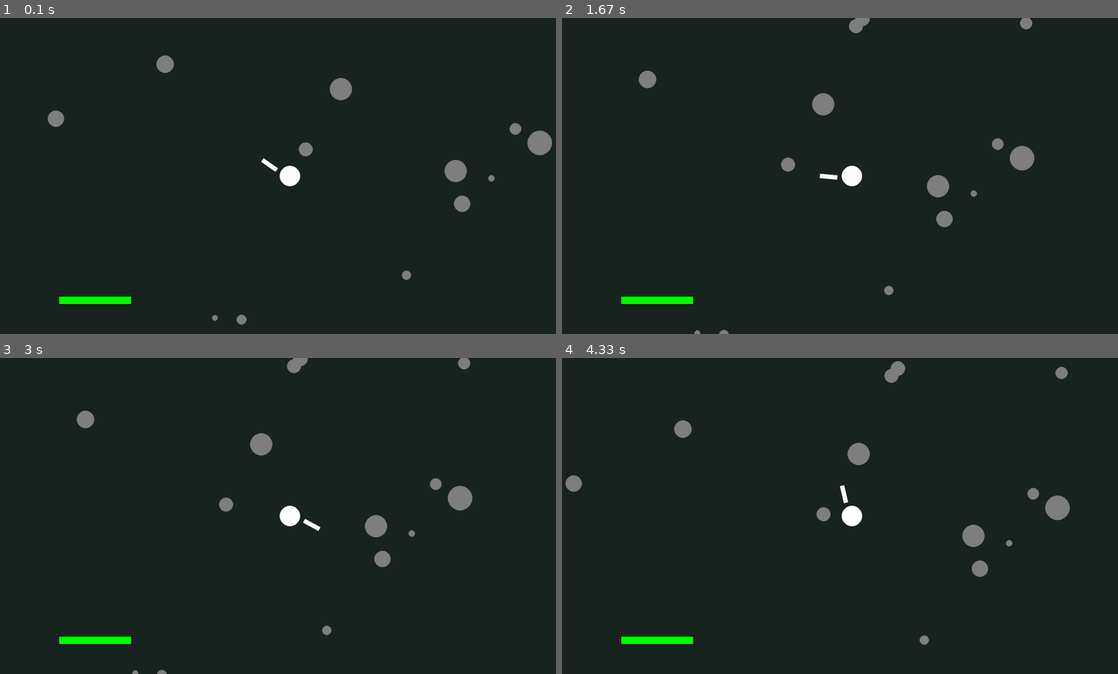
Above: before the commit, frames 1-4 (two rows, left to right).
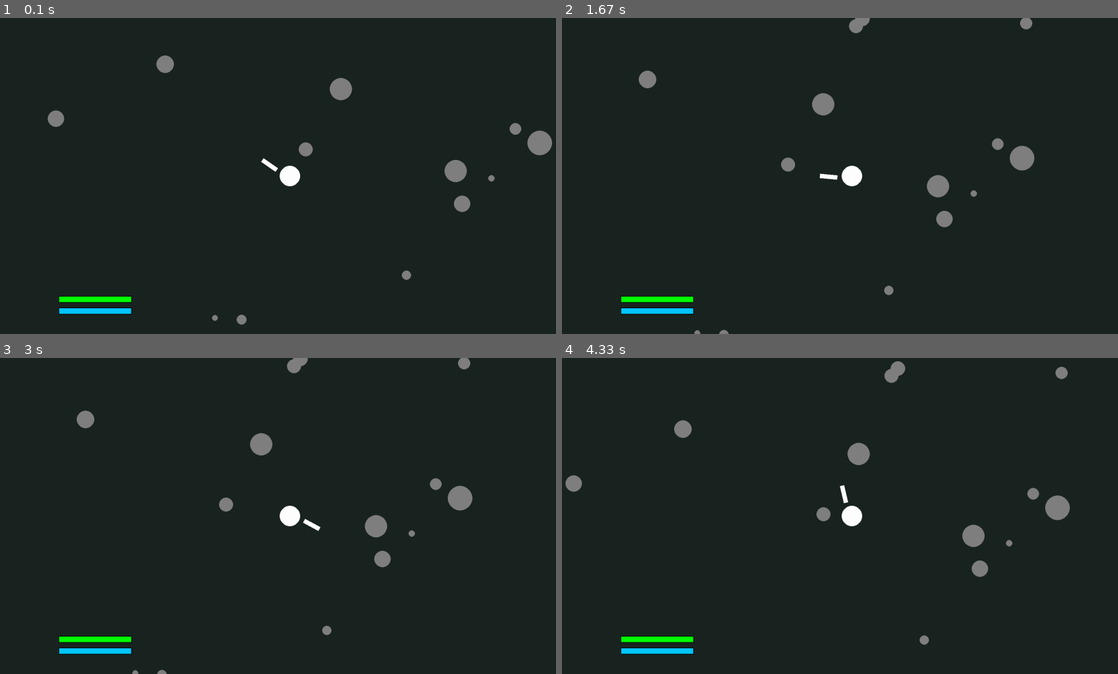
Above: after the commit, the same moments.

Repository: ZanCrnivec/praksa-pygame
Game: pygame game, started from praksa_igra.py
Same seed, same stepped clock (60 frames per second), same inputs: the game is played once before the commit and once after it.
Inputs (mouse positions are in pixels of both pictures, inside the frame that each line leads up to):
- Up to frame 1 (0.1 s): no input
- Up to frame 2 (1.67 s): hold Space 0.33-0.8 s; hold D 0.33-0.8 s; move the mouse to (828, 188) at 0.37 s; hold D 0.83-1.3 s; move the mouse to (1040, 166) at 0.87 s; hold W 1.33-1.63 s; move the mouse to (712, 179) at 1.37 s
- Up to frame 3 (3 s): hold D 1.67-2.13 s; move the mouse to (111, 468) at 1.7 s; hold A 2.17-2.7 s; move the mouse to (372, 405) at 2.2 s; hold S from 2.73 s (still down); move the mouse to (355, 544) at 2.77 s
- Up to frame 4 (4.33 s): release S at 3.03 s; click (712, 452) at 3.12 s; hold A 3.4-3.8 s; click (645, 506) at 3.48 s; hold W 3.83-4.2 s; click (862, 550) at 3.92 s; hold D from 4.23 s (still down); click (834, 462) at 4.32 s

The runs differ from the first frame. In frame 1, 0.4% of the frame differs, in the area x 10-24%, y 89-94%; in frame 2, 0.4%; in frame 3, 0.4%; in frame 4, 0.4%.

Commit message:
Update praksa_igra.py

Diff:
--- a/praksa_igra.py
+++ b/praksa_igra.py
@@ -33,6 +33,12 @@
 
 player_health = 100
 max_health = 100
+
+# Stamina
+max_stamina = 100
+player_stamina = max_stamina
+stamina_regen_rate = 20  # per second
+dash_stamina_cost = 40
 
 enemy_hit_timers = {}
 invincibility_duration = 1000  # ms
@@ -192,13 +198,24 @@
 
 def draw_health_bar():
     bar_width = 250
-    bar_height = 30
+    bar_height = 23
     x = 200
     y = 950
     health_ratio = player_health / max_health
     health_color = (int(255 * (1 - health_ratio)), int(255 * health_ratio), 0)
     pygame.draw.rect(screen, (50, 50, 50), (x, y, bar_width, bar_height))
     pygame.draw.rect(screen, health_color, (x, y, bar_width * health_ratio, bar_height))
+    pygame.draw.rect(screen, (0, 0, 0), (x, y, bar_width, bar_height), 2)
+
+def draw_stamina_bar():
+    bar_width = 250
+    bar_height = 23
+    x = 200
+    y = 990  # Just below health bar
+    stamina_ratio = player_stamina / max_stamina
+    stamina_color = (0, 200, 255)
+    pygame.draw.rect(screen, (50, 50, 50), (x, y, bar_width, bar_height))
+    pygame.draw.rect(screen, stamina_color, (x, y, bar_width * stamina_ratio, bar_height))
     pygame.draw.rect(screen, (0, 0, 0), (x, y, bar_width, bar_height), 2)
 
 def handle_events():
@@ -218,15 +235,16 @@
                         pygame.key.get_pressed()[pygame.K_a],
                         pygame.key.get_pressed()[pygame.K_d]]):
                     current_time = pygame.time.get_ticks()
-                    if current_time - last_dash_time >= dash_cooldown:
+                    if current_time - last_dash_time >= dash_cooldown and player_stamina >= dash_stamina_cost:
                         is_dashing = True
                         last_dash_time = current_time
 
 def dash():
-    global player_x, player_y, is_dashing, dash_direction
-    if is_dashing:
+    global player_x, player_y, is_dashing, dash_direction, player_stamina
+    if is_dashing and player_stamina >= dash_stamina_cost:
         player_x += dash_direction[0] * dash_speed * 7
         player_y += dash_direction[1] * dash_speed * 7
+        player_stamina -= dash_stamina_cost
         is_dashing = False
 
 running = True
@@ -235,6 +253,12 @@
 
     keys = pygame.key.get_pressed()
     handle_movement(keys)
+
+    # Regenerate stamina
+    if player_stamina < max_stamina:
+        player_stamina += stamina_regen_rate * (clock.get_time() / 1000)
+        if player_stamina > max_stamina:
+            player_stamina = max_stamina
 
     # Player knockback
     if player_knockback > 0:
@@ -272,7 +296,6 @@
                 player_health -= enemy.damage
                 enemy_hit_timers[enemy.id] = current_time
 
-                # Apply knockback to player
                 dx = player_x - enemy.x
                 dy = player_y - enemy.y
                 distance = math.sqrt(dx**2 + dy**2)
@@ -313,6 +336,7 @@
     update_sword(player_draw_x, player_draw_y)
     draw_player(player_draw_x, player_draw_y)
     draw_health_bar()
+    draw_stamina_bar()
 
     pygame.display.flip()
     handle_events()
